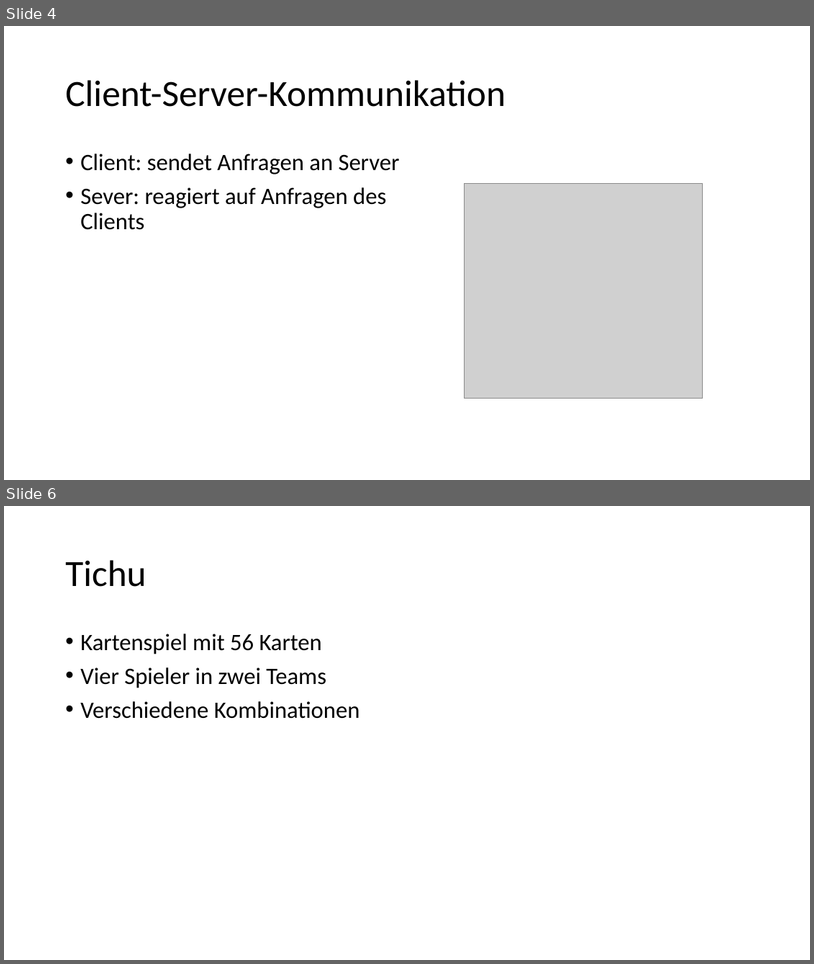
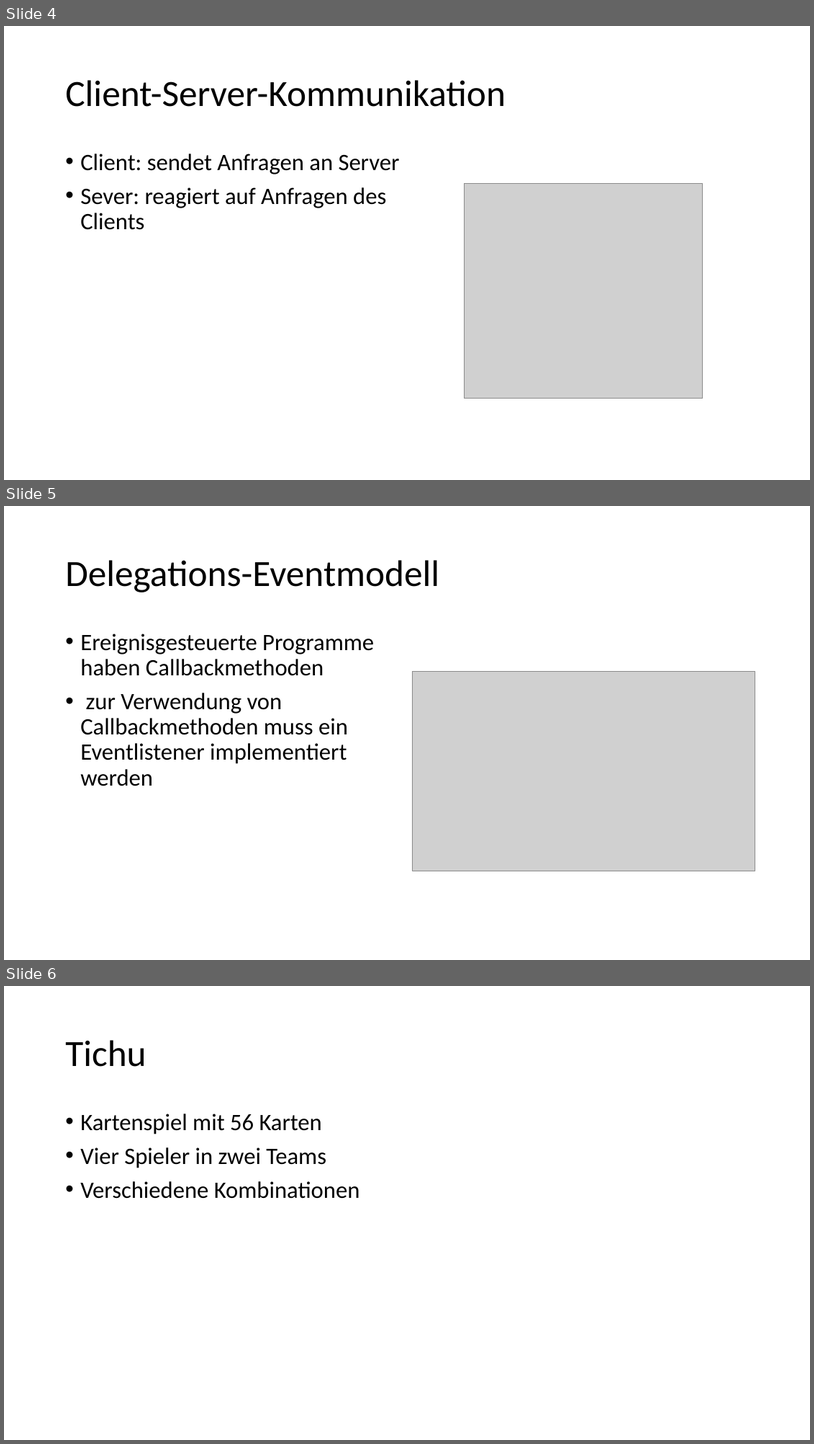
Before and after one commit to NickDenzler/MA_Praesentation, a slide deck: MA Präsentation.pptx. Shown one above the other, each under a label of ours: slides 4 and 6 before the commit, slides 4, 5 and 6 after it; the slides between them are not shown. The pictures are 814x964 and 814x1444 pixels, drawn with LibreOffice and Linux fonts; fonts in the diff are those of the drawing; grey boxes stand for pictures. Boxes give left, top, right and bottom in pixels: in the first picture for what was removed or moved away, otherwise in the second. Text is boxed around its words. In the diff, an @@ line names an element or a change of style, - is before the commit and + after.

```diff
--- a/MA Präsentation.pptx
+++ b/MA Präsentation.pptx
@@ slide 5 added at [4, 506, 810, 960], background #FFFFFF @@
@@ title added at [65, 560, 440, 592], 44 pt, text #000000 @@
+Delegations-Eventmodell
@@ text added at [80, 633, 374, 786], 28 pt, text #000000 @@
+• Ereignisgesteuerte Programme haben Callbackmethoden
+• zur Verwendung von Callbackmethoden muss ein Eventlistener implementiert werden
@@ picture added at [412, 671, 756, 871] @@
```
Also in this commit, not shown: 1 other slide added, 1 slide removed.
